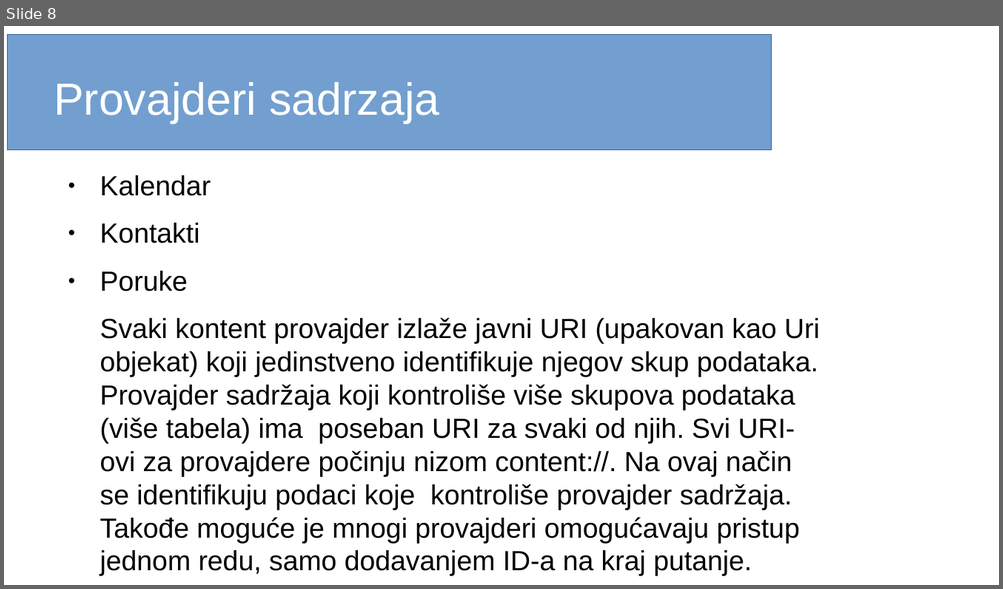
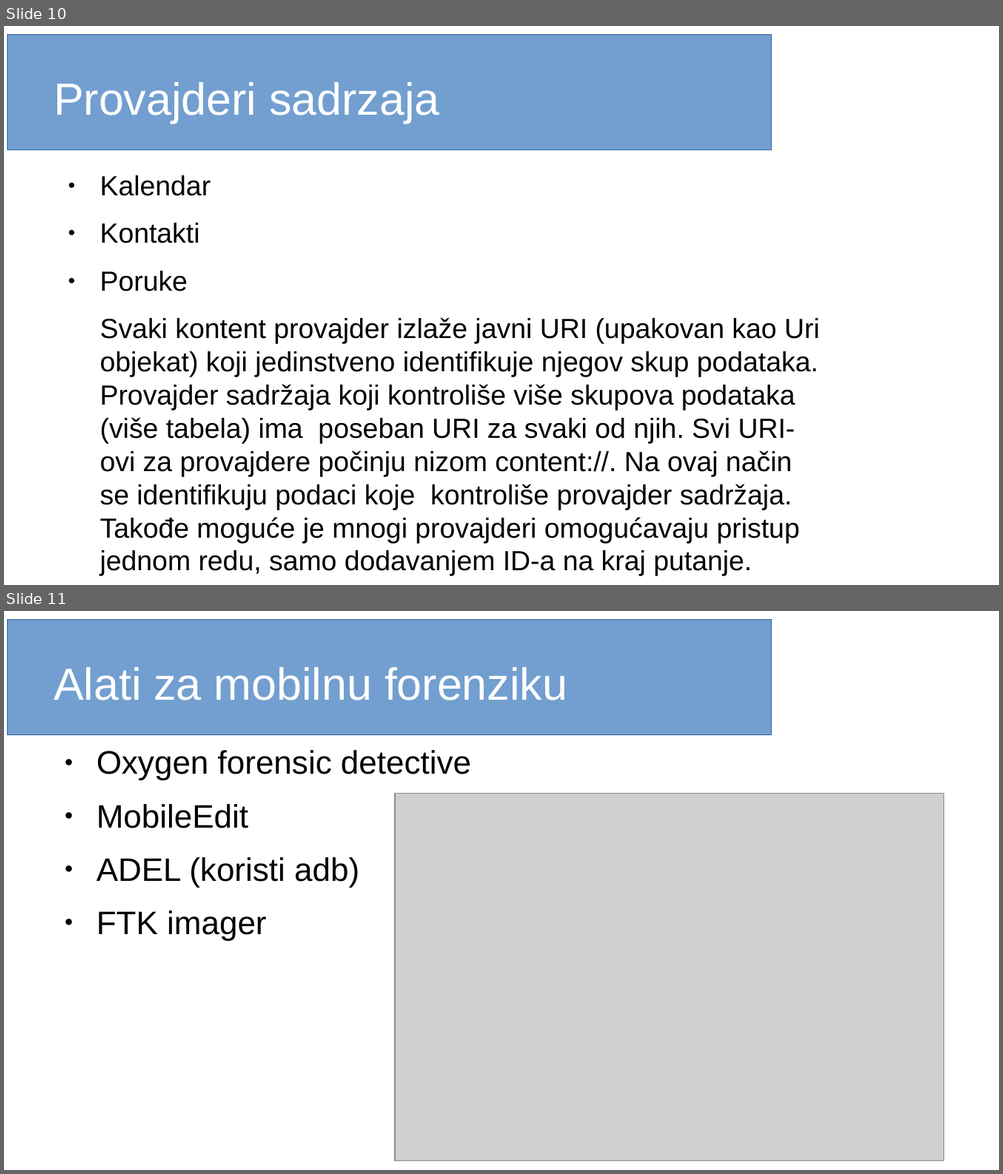
Before and after one commit to Natalija96/AdbTool, a slide deck: Seminarski i prezentacija/dfpreznetacija.ODP. Shown one above the other, each under a label of ours: slide 8 before the commit, slides 10 and 11 after it. The pictures are 1003x589 and 1003x1174 pixels, drawn with LibreOffice and Linux fonts; fonts in the diff are those of the drawing; grey boxes stand for pictures. Boxes give left, top, right and bottom in pixels: in the first picture for what was removed or moved away, otherwise in the second. Text is boxed around its words. In the diff, an @@ line names an element or a change of style, - is before the commit and + after.

```diff
--- a/Seminarski i prezentacija/dfpreznetacija.ODP
+++ b/Seminarski i prezentacija/dfpreznetacija.ODP
@@ slide 11 added at [4,611,999,1170], background #FFFFFF; not listed: 1 template element that a slide beside it also shows @@
@@ title added at [54,667,567,701], 36 pt, text #FFFFFF @@
+Alati za mobilnu forenziku
@@ text added at [96,750,471,941], 26 pt, text #000000 @@
+● Oxygen forensic detective
+● MobileEdit
+● ADEL (koristi adb)
+● FTK imager
@@ picture added at [395,793,944,1162] @@
@@ what was slide 8 is now slide 10 @@
```
Also in this commit, not shown: 5 slides changed, 6 other slides added, 1 slide removed, 2 other files.
